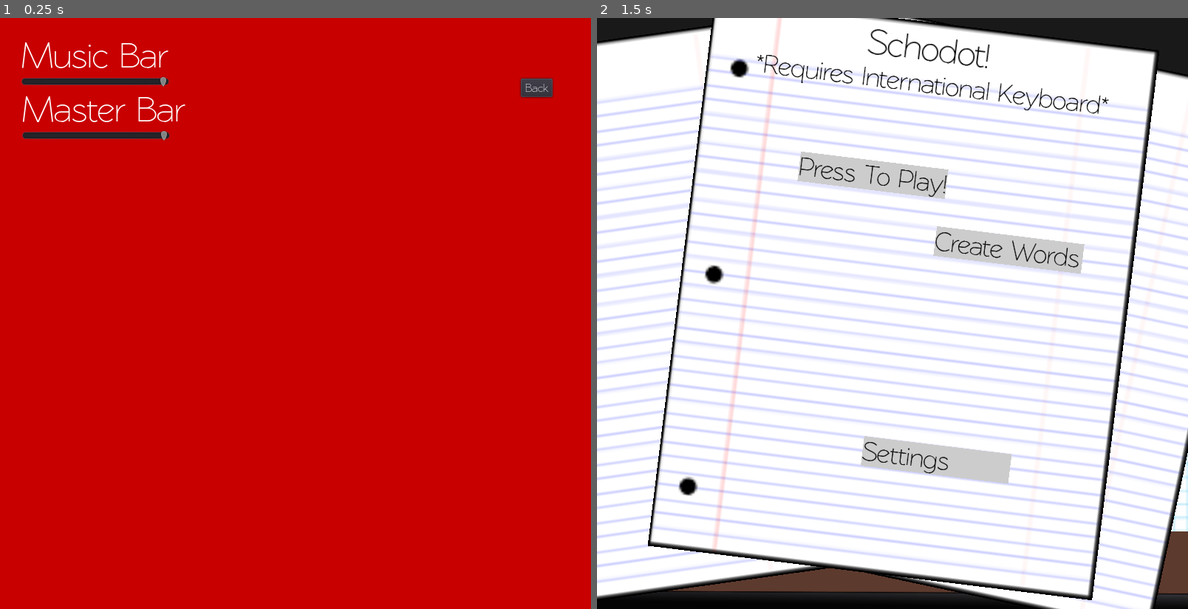
Above: before the commit, frames 1-2 (left to right).
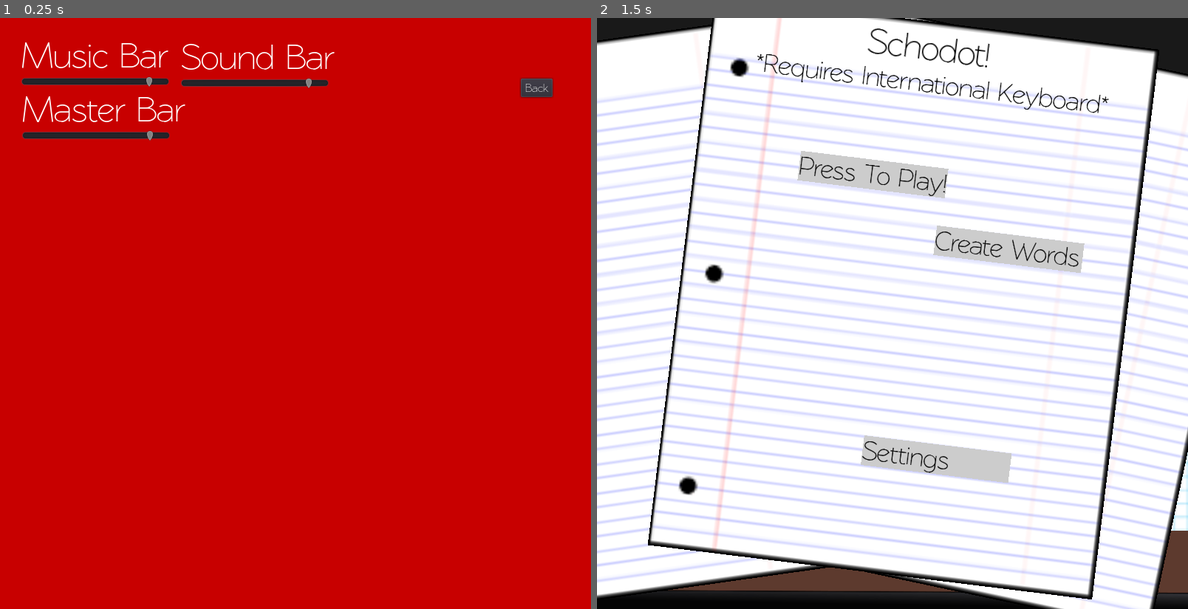
Above: after the commit, the same moments.

Repository: MasterKitten/Addicting-FlashCard-Learning
Game: Godot game, scene res://Scenes/Settings.tscn
The game is run twice, just before and just after one commit, with the same random seed, the same clock (stepped at 60 frames per second) and the same inputs. This scene is started directly instead of the project's main scene.
Inputs:
- Up to frame 1 (0.25 s): no input
- Up to frame 2 (1.5 s): click "Back" at 0.5 s; click "Back" at 1.25 s

The runs differ from the first frame. In frame 1, 0.6% of the frame differs, in the area x 24-57%, y 4-21%; in frame 2, 3.3%, in the area x 0-100%, y 0-100%.

Commit message:
Small changes
Added "Sound" and results screen on Quiz mode

Diff:
--- a/Schodot/Defaults/Main Scene.tscn
+++ b/Schodot/Defaults/Main Scene.tscn
@@ -8,6 +8,8 @@
 [node name="Main Scene" type="Control"]
 anchor_right = 1.0
 anchor_bottom = 1.0
+margin_top = -1.0
+margin_bottom = -1.0
 
 [node name="Background" type="TextureRect" parent="."]
 margin_left = -147.0
--- a/Schodot/Defaults/default_bus_layout.tres
+++ b/Schodot/Defaults/default_bus_layout.tres
@@ -1,9 +1,16 @@
 [gd_resource type="AudioBusLayout" format=2]
 
 [resource]
+bus/0/volume_db = -5.04538
 bus/1/name = "Music"
 bus/1/solo = false
 bus/1/mute = false
 bus/1/bypass_fx = false
 bus/1/volume_db = 0.0
 bus/1/send = "Master"
+bus/2/name = "Sound"
+bus/2/solo = false
+bus/2/mute = false
+bus/2/bypass_fx = false
+bus/2/volume_db = 0.0
+bus/2/send = "Master"
--- a/Schodot/Scenes/Game Modes/Question & Answer.gd
+++ b/Schodot/Scenes/Game Modes/Question & Answer.gd
@@ -11,7 +11,10 @@
 var timer = 0
 
 var TheBarValue = 0
-var Correct = false
+
+var CorrectAnswers = 0
+var WrongAnswers = 0
+var TotalAnswers = 0
 
 onready var TheProgressBar = get_node("ProgressBar")
 onready var CorrectScreen = get_node("Win")
@@ -21,14 +24,14 @@
 	if StartTimer == true:
 		timer += delta
 		TheProgressBar.value += delta
-		if Correct == true:
+		if get_node("Win").visible == true:
 			TheProgressBar.modulate.b = RNG.randf()
 			TheProgressBar.modulate.g = RNG.randf()
 			TheProgressBar.modulate.r = RNG.randf()
 
 	if TheProgressBar.value >= TheBarValue:
 		TheProgressBar.value = TheBarValue
-	if timer >= 1:
+	if timer >= 0.9:
 		get_node("Win").visible = false
 		get_node("Lose").visible = false
 		TheProgressBar.modulate.b = 1
@@ -37,10 +40,15 @@
 		StartTimer = false
 		timer = 0
 		if (SelectedAnswers.size() == 0 && SelectedQuestions.size() == 0):
-			get_parent().get_node("Selecting Practice").BackToLevel()
-			queue_free()
+			get_node("AnimationPlayer").play("Fade")
 		else:
-			UpdateText()
+			if timer == 1:
+				UpdateText()
+
+	if get_node("Results").visible == true:
+		get_node("Results/ProgressBar").value += (delta * 1.5)
+	if get_node("Results/ProgressBar").value >= CorrectAnswers:
+		get_node("Results/ProgressBar").value = CorrectAnswers
 
 func UpdateText():
 	RNG.randomize()
@@ -49,6 +57,9 @@
 		ShuffledAnswers.append(SelectedAnswers[i])
 		i += 1
 		TheProgressBar.max_value = SelectedAnswers.size()
+		#Results screen stuff
+		TotalAnswers = SelectedAnswers.size()
+		get_node("Results/ProgressBar").max_value = SelectedAnswers.size()
 	Stop = true
 	ShuffledAnswers.shuffle()
 	get_node("Question Text").text = SelectedQuestions[0]
@@ -71,12 +82,23 @@
 	if get_node("Answer 0" + str(Integer)).text == SelectedAnswers[0]:
 		get_node("Win").visible = true
 		get_node("AudioCorrect").play()
-		Correct = true
 		StartTimer = true
+		CorrectAnswers += 1
 	if get_node("Answer 0" + str(Integer)).text != SelectedAnswers[0]:
 		get_node("Lose").visible = true
 		get_node("AudioIncorrect").play()
-		Correct = false
 		StartTimer = true
+		WrongAnswers += 1
 	SelectedAnswers.remove(0)
 	SelectedQuestions.remove(0)
+
+func Finality():
+	get_node("Results").visible = true
+	get_node("Results/Correct").text = "Correct: " + str(CorrectAnswers)
+	get_node("Results/Wrong").text = "Wrong: " + str(WrongAnswers)
+	get_node("Results/Progress2").text = str(CorrectAnswers) + " / " + str(TotalAnswers)
+	get_node("Music").volume_db = -30
+
+func _on_Continue_pressed():
+	get_parent().get_node("Selecting Practice").BackToLevel()
+	queue_free()
--- a/Schodot/Scenes/Game Modes/Question & Answer.tscn
+++ b/Schodot/Scenes/Game Modes/Question & Answer.tscn
@@ -7,6 +7,7 @@
 [ext_resource path="res://Font/Rawengulksans.tres" type="DynamicFont" id=5]
 [ext_resource path="res://Font/Rawengulksans-8g8B.otf" type="DynamicFontData" id=6]
 [ext_resource path="res://Audio/Music/The-Agency-Heist-trimmed.ogg" type="AudioStream" id=7]
+[ext_resource path="res://Font/Smaller_Rawengulksans.tres" type="DynamicFont" id=8]
 
 [sub_resource type="DynamicFont" id=1]
 size = 20
@@ -17,6 +18,75 @@
 size = 24
 use_filter = true
 font_data = ExtResource( 6 )
+
+[sub_resource type="Animation" id=3]
+resource_name = "Fade"
+length = 0.2
+tracks/0/type = "value"
+tracks/0/path = NodePath("Fade:color")
+tracks/0/interp = 1
+tracks/0/loop_wrap = true
+tracks/0/imported = false
+tracks/0/enabled = true
+tracks/0/keys = {
+"times": PoolRealArray( 0, 0.1, 0.2 ),
+"transitions": PoolRealArray( 1, 1, 1 ),
+"update": 0,
+"values": [ Color( 0, 0, 0, 0 ), Color( 0, 0, 0, 1 ), Color( 0, 0, 0, 0 ) ]
+}
+tracks/1/type = "method"
+tracks/1/path = NodePath(".")
+tracks/1/interp = 1
+tracks/1/loop_wrap = true
+tracks/1/imported = false
+tracks/1/enabled = true
+tracks/1/keys = {
+"times": PoolRealArray( 0.1 ),
+"transitions": PoolRealArray( 1 ),
+"values": [ {
+"args": [  ],
+"method": "Finality"
+} ]
+}
+tracks/2/type = "value"
+tracks/2/path = NodePath("Fade:visible")
+tracks/2/interp = 1
+tracks/2/loop_wrap = true
+tracks/2/imported = false
+tracks/2/enabled = true
+tracks/2/keys = {
+"times": PoolRealArray( 0, 0.2 ),
+"transitions": PoolRealArray( 1, 1 ),
+"update": 1,
+"values": [ true, false ]
+}
+
+[sub_resource type="Animation" id=4]
+length = 0.001
+tracks/0/type = "value"
+tracks/0/path = NodePath("Fade:color")
+tracks/0/interp = 1
+tracks/0/loop_wrap = true
+tracks/0/imported = false
+tracks/0/enabled = true
+tracks/0/keys = {
+"times": PoolRealArray( 0 ),
+"transitions": PoolRealArray( 1 ),
+"update": 0,
+"values": [ Color( 0, 0, 0, 0 ) ]
+}
+tracks/1/type = "value"
+tracks/1/path = NodePath("Fade:visible")
+tracks/1/interp = 1
+tracks/1/loop_wrap = true
+tracks/1/imported = false
+tracks/1/enabled = true
+tracks/1/keys = {
+"times": PoolRealArray( 0 ),
+"transitions": PoolRealArray( 1 ),
+"update": 0,
+"values": [ false ]
+}
 
 [node name="Question & Answer" type="TextureRect"]
 margin_left = 304.0
@@ -167,9 +237,11 @@
 
 [node name="AudioCorrect" type="AudioStreamPlayer" parent="."]
 stream = ExtResource( 3 )
+bus = "Sound"
 
 [node name="AudioIncorrect" type="AudioStreamPlayer" parent="."]
 stream = ExtResource( 4 )
+bus = "Sound"
 
 [node name="Music" type="AudioStreamPlayer" parent="."]
 stream = ExtResource( 7 )
@@ -177,7 +249,73 @@
 autoplay = true
 bus = "Music"
 
+[node name="Results" type="ColorRect" parent="."]
+visible = false
+margin_right = 201.0
+margin_bottom = 203.0
+color = Color( 0.262745, 0.262745, 0.262745, 1 )
+
+[node name="Label" type="Label" parent="Results"]
+margin_left = 65.0
+margin_right = 203.0
+margin_bottom = 55.0
+rect_scale = Vector2( 0.5, 0.5 )
+custom_fonts/font = ExtResource( 5 )
+text = "Results"
+
+[node name="Correct" type="Label" parent="Results"]
+margin_top = 30.0
+margin_right = 181.0
+margin_bottom = 85.0
+rect_scale = Vector2( 0.5, 0.5 )
+custom_fonts/font = ExtResource( 5 )
+text = "Correct: #"
+
+[node name="Wrong" type="Label" parent="Results"]
+margin_top = 60.0
+margin_right = 181.0
+margin_bottom = 115.0
+rect_scale = Vector2( 0.5, 0.5 )
+custom_fonts/font = ExtResource( 5 )
+text = "Wrong: #"
+
+[node name="ProgressBar" type="ProgressBar" parent="Results"]
+margin_top = 90.0
+margin_right = 200.0
+margin_bottom = 110.0
+
+[node name="Progress2" type="Label" parent="Results"]
+margin_left = 65.0
+margin_top = 110.0
+margin_right = 203.0
+margin_bottom = 140.0
+rect_scale = Vector2( 0.5, 0.5 )
+custom_fonts/font = ExtResource( 8 )
+text = "100 / 100"
+align = 1
+
+[node name="Continue" type="Button" parent="Results"]
+margin_left = 77.5
+margin_top = 180.0
+margin_right = 146.5
+margin_bottom = 205.0
+rect_scale = Vector2( 0.6, 0.6 )
+custom_fonts/font = ExtResource( 8 )
+text = "Continue"
+
+[node name="Fade" type="ColorRect" parent="."]
+visible = false
+margin_top = 1.75
+margin_right = 200.0
+margin_bottom = 201.75
+color = Color( 0, 0, 0, 0 )
+
+[node name="AnimationPlayer" type="AnimationPlayer" parent="."]
+anims/Fade = SubResource( 3 )
+anims/RESET = SubResource( 4 )
+
 [connection signal="pressed" from="Answer 00" to="." method="_on_Answer_pressed" binds= [ 0 ]]
 [connection signal="pressed" from="Answer 01" to="." method="_on_Answer_pressed" binds= [ 1 ]]
 [connection signal="pressed" from="Answer 02" to="." method="_on_Answer_pressed" binds= [ 2 ]]
 [connection signal="pressed" from="Answer 03" to="." method="_on_Answer_pressed" binds= [ 3 ]]
+[connection signal="pressed" from="Results/Continue" to="." method="_on_Continue_pressed"]
--- a/Schodot/Scenes/Settings.gd
+++ b/Schodot/Scenes/Settings.gd
@@ -2,6 +2,7 @@
 
 var Master = AudioServer.get_bus_index("Master")
 var Music = AudioServer.get_bus_index("Music")
+var Sound = AudioServer.get_bus_index("Sound")
 
 func _on_Music_Bar_value_changed(value):
 	AudioServer.set_bus_volume_db(Music, linear2db(value))
@@ -9,8 +10,11 @@
 func _on_Master_Bar_value_changed(value):
 	AudioServer.set_bus_volume_db(Master, linear2db(value))
 
-func _on_Master_Bar_drag_ended(_value_changed):
-	get_node("AudioTest").play()
-
 func _on_Button_pressed():
 	var _nill = get_tree().change_scene("res://Defaults/Main Scene.tscn")
+
+func _on_Sound_Bar_value_changed(value):
+	AudioServer.set_bus_volume_db(Sound, linear2db(value))
+
+func _on_Sound_Bar_drag_ended(_value_changed):
+	get_node("AudioTest").play()
--- a/Schodot/Scenes/Settings.tscn
+++ b/Schodot/Scenes/Settings.tscn
@@ -26,7 +26,7 @@
 margin_bottom = 70.0
 max_value = 1.0
 step = 0.01
-value = 1.0
+value = 0.9
 
 [node name="Master" type="Label" parent="."]
 margin_left = 30.0
@@ -42,7 +42,23 @@
 margin_bottom = 70.0
 max_value = 1.0
 step = 0.01
-value = 1.0
+value = 0.9
+
+[node name="Sound" type="Label" parent="."]
+margin_left = 245.0
+margin_top = 26.0
+margin_right = 444.0
+margin_bottom = 81.0
+custom_fonts/font = ExtResource( 2 )
+text = "Sound Bar"
+
+[node name="Sound_Bar" type="HSlider" parent="Sound"]
+margin_top = 54.0
+margin_right = 200.0
+margin_bottom = 70.0
+max_value = 1.0
+step = 0.01
+value = 0.9
 
 [node name="Music2" type="AudioStreamPlayer" parent="."]
 stream = ExtResource( 3 )
@@ -52,6 +68,7 @@
 
 [node name="AudioTest" type="AudioStreamPlayer" parent="."]
 stream = ExtResource( 4 )
+bus = "Sound"
 
 [node name="Button" type="Button" parent="."]
 margin_left = 705.0
@@ -62,6 +79,7 @@
 text = "Back"
 
 [connection signal="value_changed" from="Music/Music_Bar" to="." method="_on_Music_Bar_value_changed"]
-[connection signal="drag_ended" from="Master/Master_Bar" to="." method="_on_Master_Bar_drag_ended"]
 [connection signal="value_changed" from="Master/Master_Bar" to="." method="_on_Master_Bar_value_changed"]
+[connection signal="drag_ended" from="Sound/Sound_Bar" to="." method="_on_Sound_Bar_drag_ended"]
+[connection signal="value_changed" from="Sound/Sound_Bar" to="." method="_on_Sound_Bar_value_changed"]
 [connection signal="pressed" from="Button" to="." method="_on_Button_pressed"]
Not shown: 1 places in Schodot/Scenes/Game Modes/Question & Answer.tscn that only renumber resources
Not shown, changed: Schodot/export_presets.cfg
